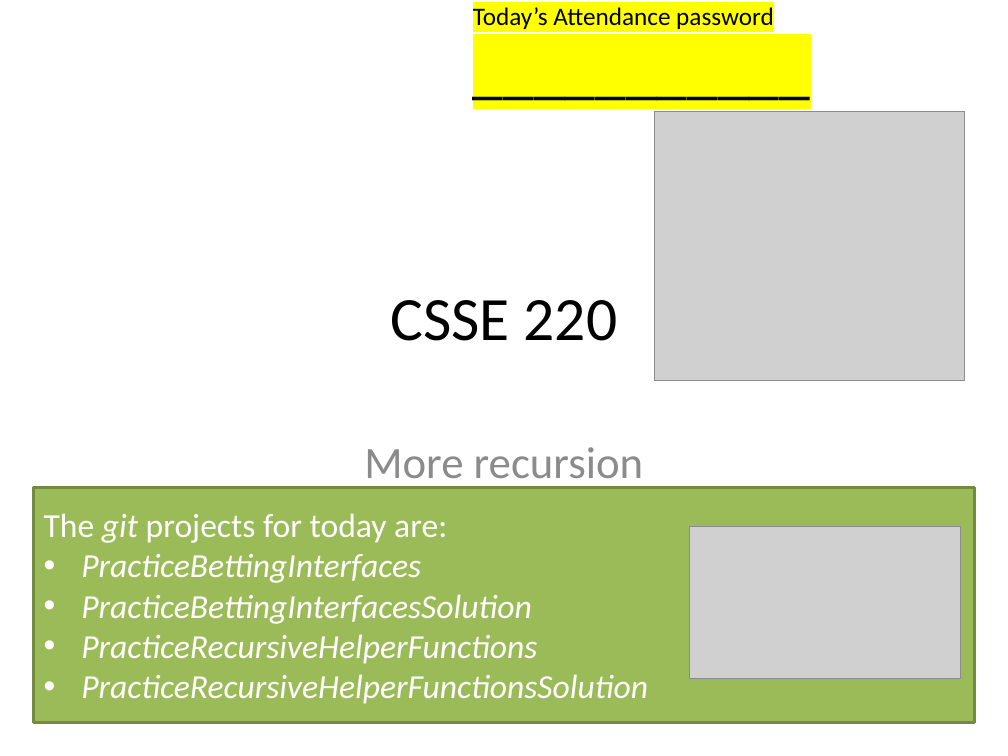
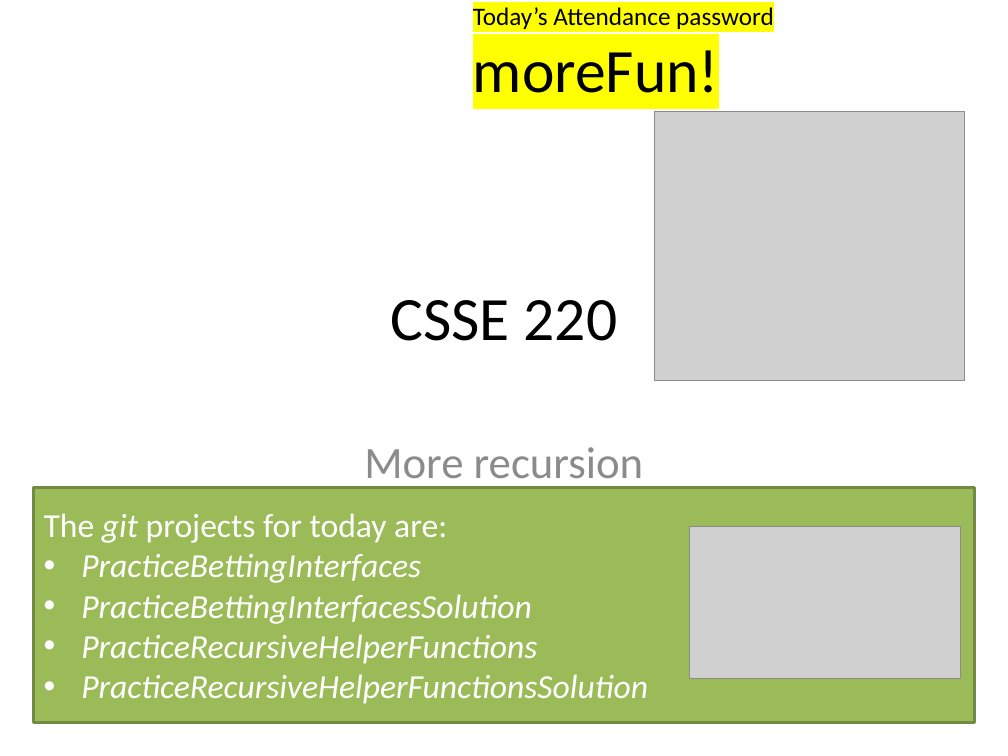
Before and after one commit to RHIT-CSSE/csse220, a slide deck: slide 1 of ClassMaterials/MoreRecursionMoreInterfaces/Slides/Part1-More_Recursion.pptx. Drawn at 1008x756 pixels with LibreOffice and Linux fonts; fonts in the diff are those of the drawing; grey boxes stand for pictures. Boxes give left, top, right and bottom in pixels: in the first picture for what was removed or moved away, otherwise in the second. Text is boxed around its words. In the diff, an @@ line names an element or a change of style, - is before the commit and + after.

```diff
--- a/ClassMaterials/MoreRecursionMoreInterfaces/Slides/Part1-More_Recursion.pptx
+++ b/ClassMaterials/MoreRecursionMoreInterfaces/Slides/Part1-More_Recursion.pptx
@@ text at [473,50,719,93]: text changed @@
-___________
+moreFun!
```
Also in this commit, not shown: 6 other files.
